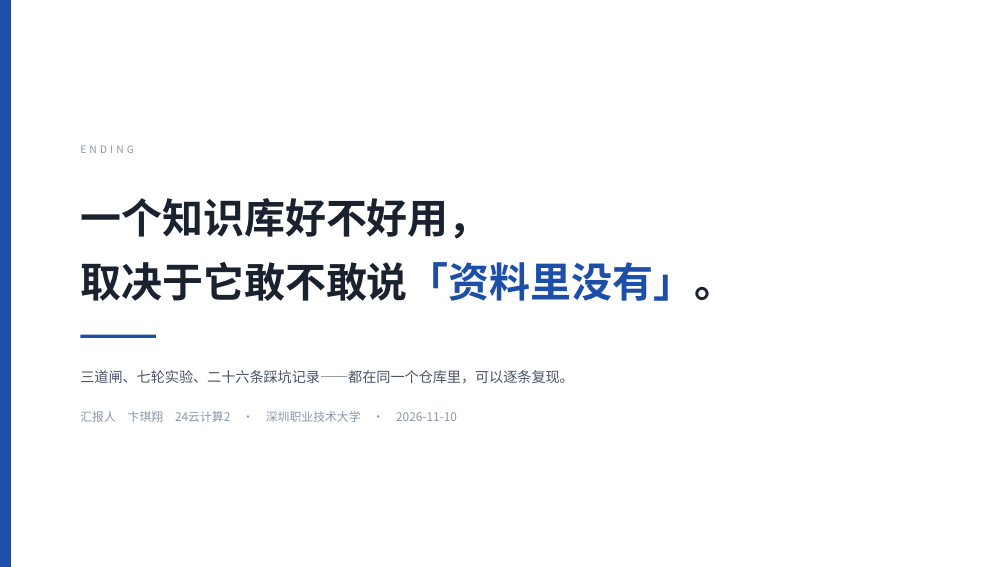
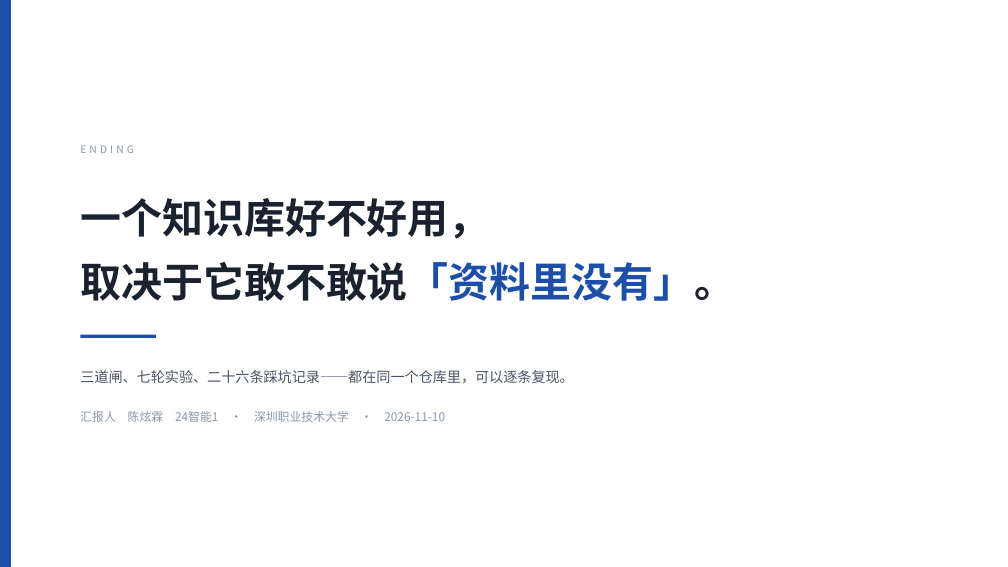
Before and after one commit to NanMuXPY/chenxuanlin-rag-kb, a slide deck: slide 20 of docs/汇报PPT/汇报PPT.pptx. Drawn at 1008x567 pixels with LibreOffice and Linux fonts; fonts in the diff are those of the drawing. Boxes give left, top, right and bottom in pixels: in the first picture for what was removed or moved away, otherwise in the second. Text is boxed around its words. In the diff, an @@ line names an element or a change of style, - is before the commit and + after.

Commit message:
docs: 交付材料署名统一为 陈炫霖 24智能1（README / PPT 首页与封底 / 两份 Word）

```diff
--- a/docs/汇报PPT/汇报PPT.pptx
+++ b/docs/汇报PPT/汇报PPT.pptx
@@ text at (80, 411, 445, 422): text changed @@
-汇报人 卞琪翔 24云计算2 · 深圳职业技术大学 · 2026-11-10
+汇报人 陈炫霖 24智能1 · 深圳职业技术大学 · 2026-11-10
```
Also in this commit, not shown: 1 other slide changed, 3 other files.
